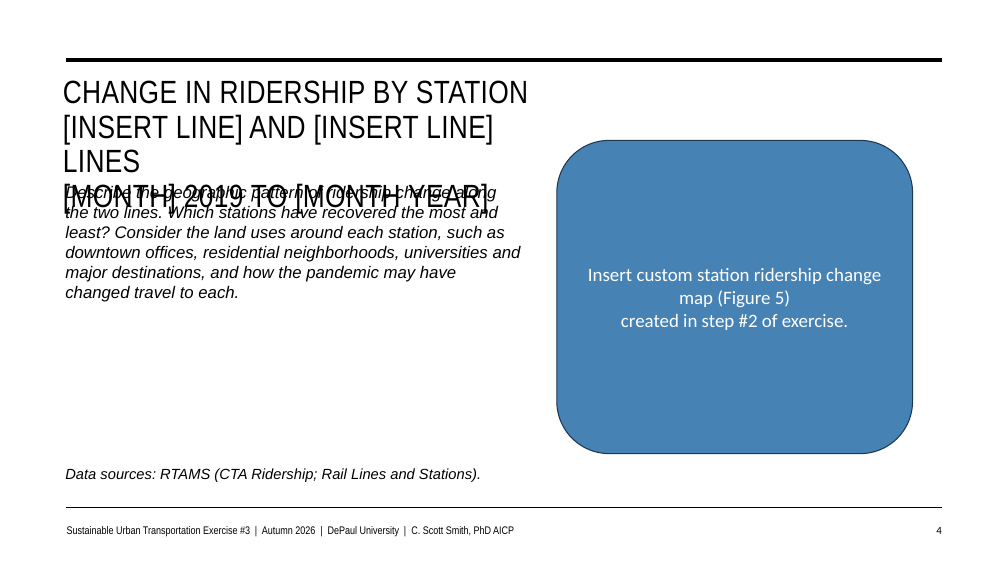
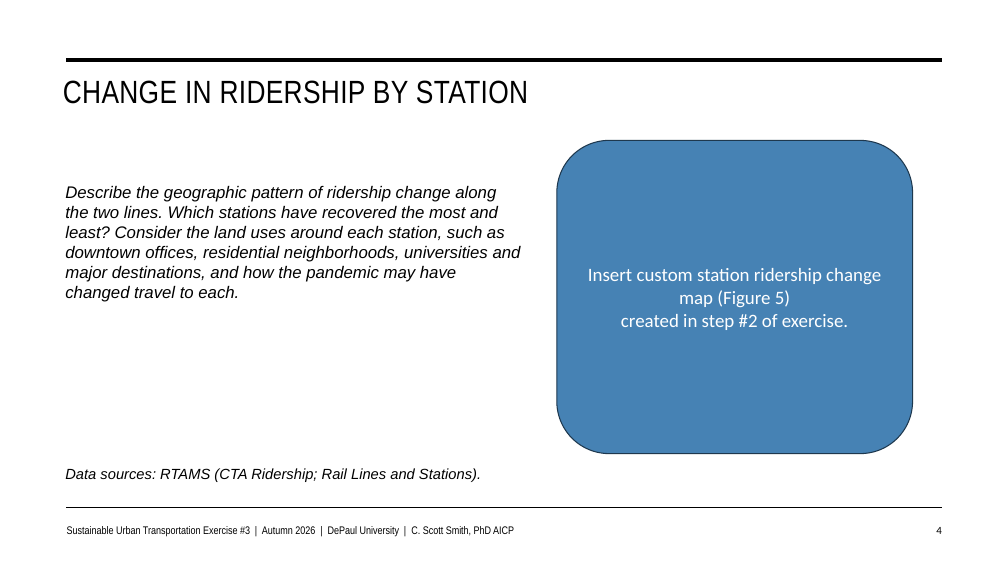
Before and after one commit to justenvirons/pedagogy, a slide deck: slide 4 of 2027/GEO330_Fall_Quarter/exercises/Exercise_03/slides/Exercise03_Template.pptx. Drawn at 1008x567 pixels with LibreOffice and Linux fonts; fonts in the diff are those of the drawing. Boxes give left, top, right and bottom in pixels: in the first picture for what was removed or moved away, otherwise in the second. Text is boxed around its words. In the diff, an @@ line names an element or a change of style, - is before the commit and + after.

```diff
--- a/2027/GEO330_Fall_Quarter/exercises/Exercise_03/slides/Exercise03_Template.pptx
+++ b/2027/GEO330_Fall_Quarter/exercises/Exercise_03/slides/Exercise03_Template.pptx
@@ title at (x1=63, y1=80, x2=528, y2=104): text changed @@
-CHANGE IN RIDERSHIP BY STATION
-[INSERT LINE] AND [INSERT LINE] LINES
-[MONTH] 2019 TO [MONTH YEAR]
+CHANGE IN RIDERSHIP BY STATION
```
Also in this commit, not shown: 3 other slides changed, 18 other files.
